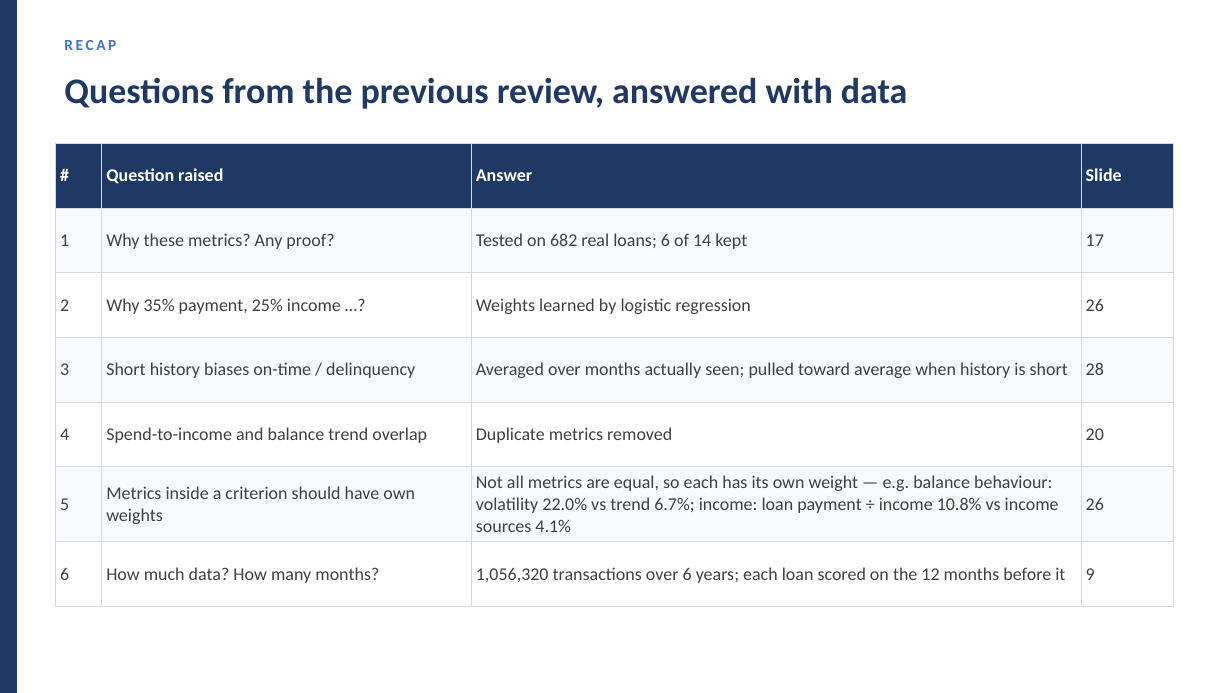
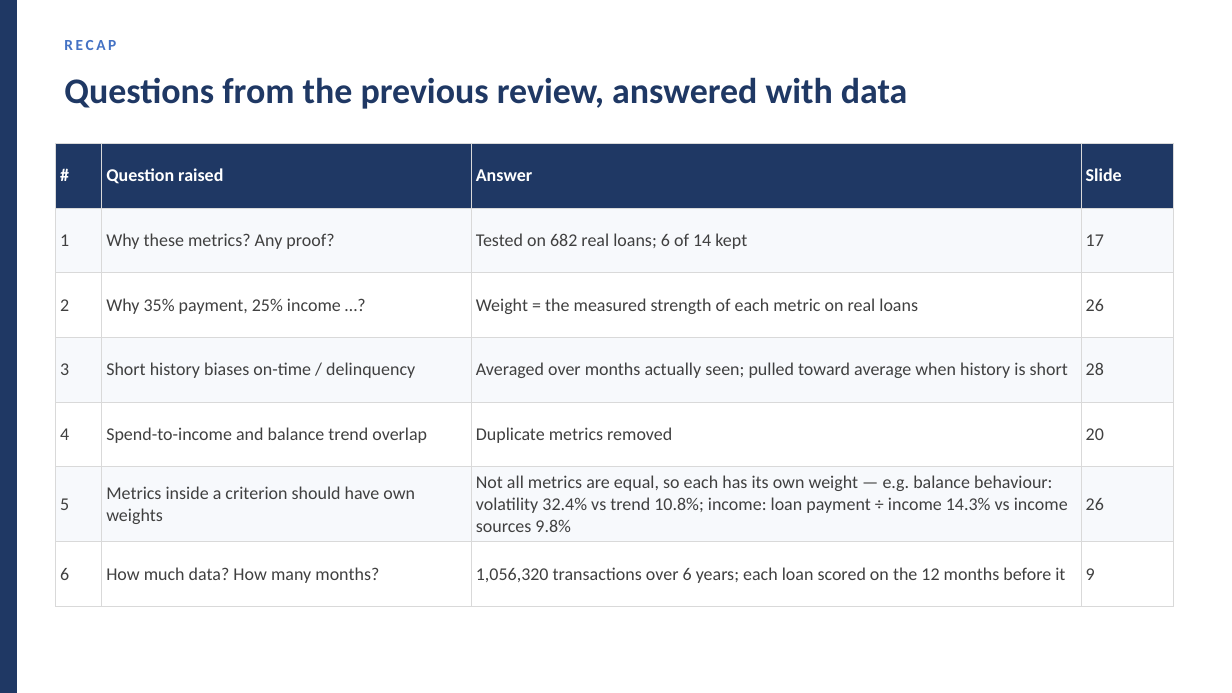
Before and after one commit to huotrithy/da-assignment-risk-scoring, a slide deck: slide 6 of docs/Final_Presentation.pptx. Drawn at 1232x693 pixels with LibreOffice and Linux fonts; fonts in the diff are those of the drawing. Boxes give left, top, right and bottom in pixels: in the first picture for what was removed or moved away, otherwise in the second. Text is boxed around its words. In the diff, an @@ line names an element or a change of style, - is before the commit and + after.

```diff
--- a/docs/Final_Presentation.pptx
+++ b/docs/Final_Presentation.pptx
@@ table at [55, 143, 1174, 587] @@
-row 3, column 3: Weights learned by logistic regression
+row 3, column 3: Weight = the measured strength of each metric on real loans
-row 6, column 3: Not all metrics are equal, so each has its own weight — e.g. balance behaviour: volatility 22.0% vs trend 6.7%; income: loan payment ÷ income 10.8% vs income sources 4.1%
+row 6, column 3: Not all metrics are equal, so each has its own weight — e.g. balance behaviour: volatility 32.4% vs trend 10.8%; income: loan payment ÷ income 14.3% vs income sources 9.8%
```
Also in this commit, not shown: 17 other slides changed, 1 slide added, 1 slide removed, 18 other files.
